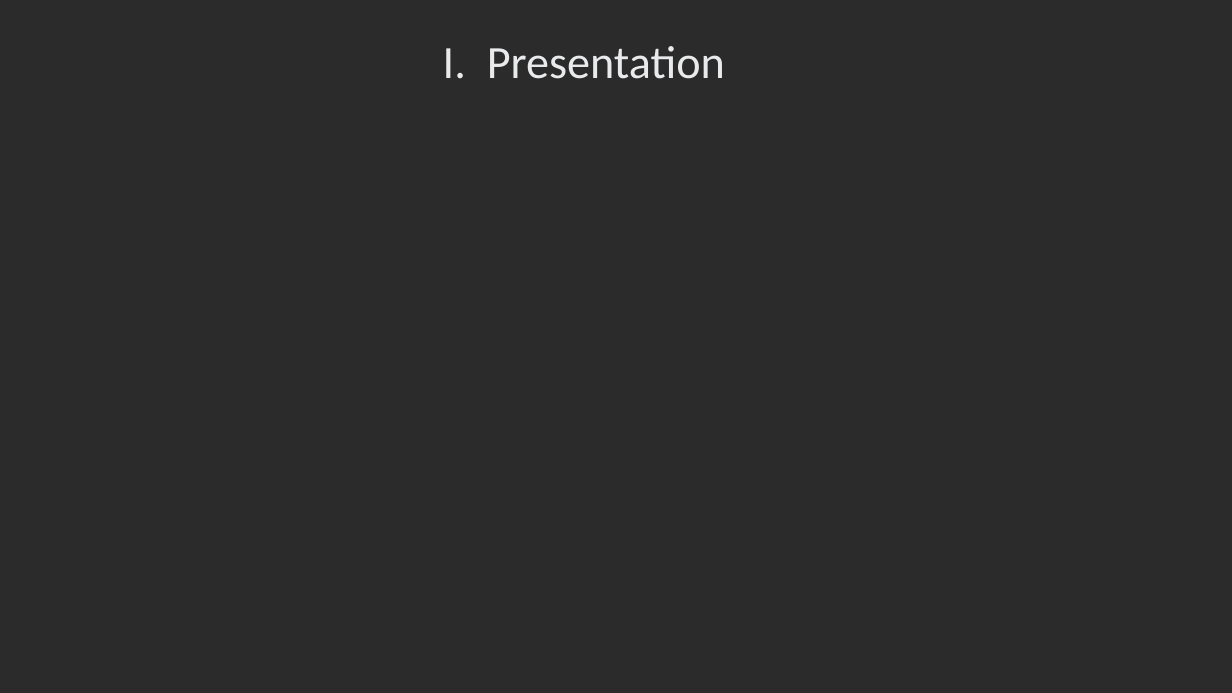
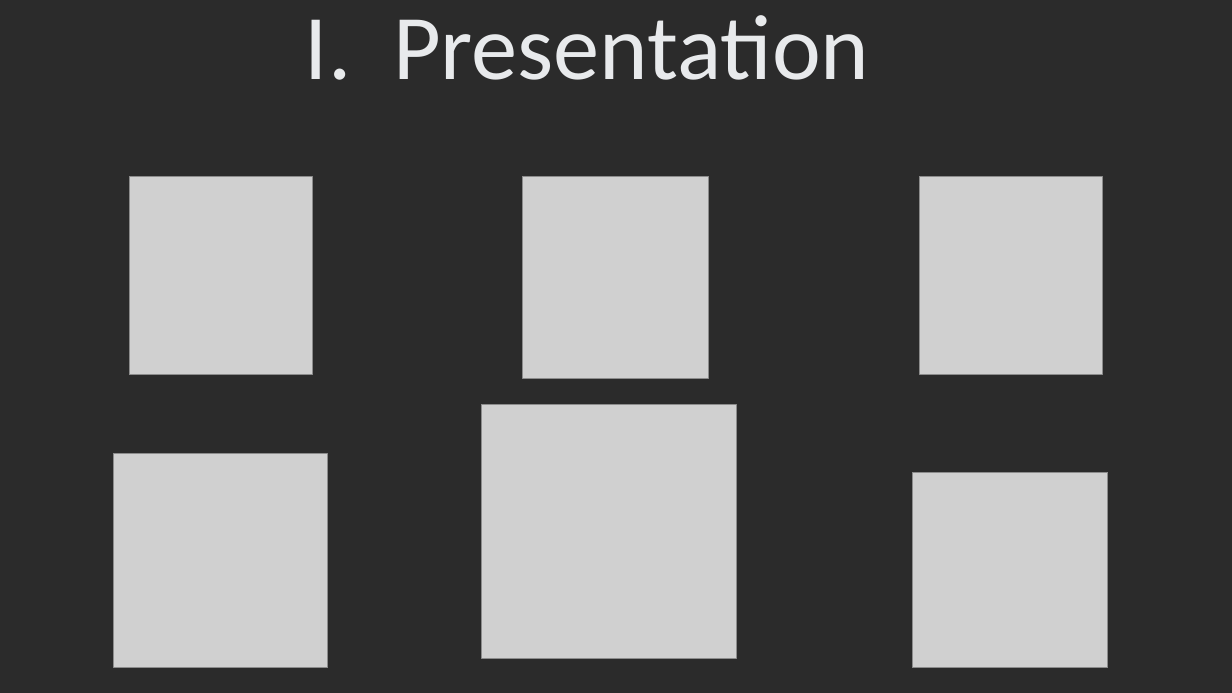
Before and after one commit to Damoy/Portak, a slide deck: slide 2 of Portak.pptx. Drawn at 1232x693 pixels with LibreOffice and Linux fonts; fonts in the diff are those of the drawing; grey boxes stand for pictures; background and template pictures are left out; a plain dark background stands for a picture behind light text. Boxes give left, top, right and bottom in pixels: in the first picture for what was removed or moved away, otherwise in the second. Text is boxed around its words. In the diff, an @@ line names an element or a change of style, - is before the commit and + after.

```diff
--- a/Portak.pptx
+++ b/Portak.pptx
@@ text "I. Presentation": place and size @@
-text "I. Presentation" at bbox=[443, 46, 725, 79]
+text "I. Presentation" at bbox=[305, 15, 869, 80]
@@ text "I. Presentation" at bbox=[305, 15, 869, 80]: size 36 to 72 pt @@
@@ picture added at bbox=[129, 177, 312, 375] @@
@@ picture added at bbox=[523, 177, 709, 378] @@
@@ picture added at bbox=[921, 177, 1104, 374] @@
@@ picture added at bbox=[482, 404, 736, 658] @@
@@ picture added at bbox=[114, 454, 328, 668] @@
@@ picture added at bbox=[912, 472, 1108, 668] @@
```
Also in this commit, not shown: 3 slides added, 8 slides removed.
